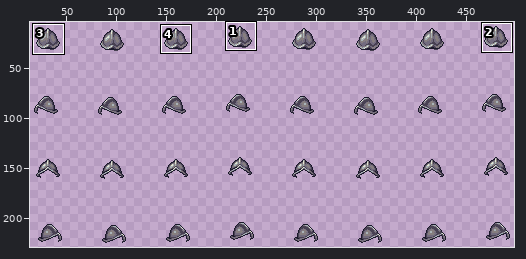
Sprite sheet: Characters/Head Accessories/Helm 06 - Morion/Run.png. Above, an overview of the earlier version with the close-up marked.
Close-up. As it was:
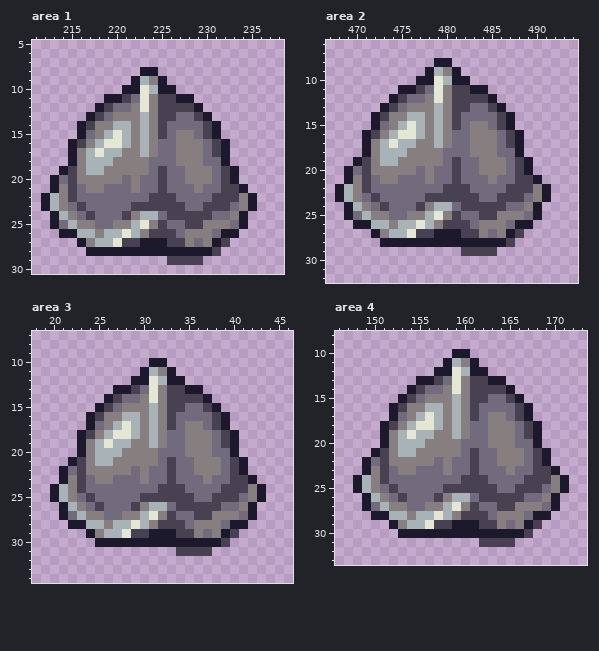
The file is 512x256 pixels. Shown: area 1: x 211..238, y 5..30; area 2: x 467..494, y 6..32; area 3: x 18..46, y 7..34; area 4: x 146..173, y 8..33. The wide view leaves out empty margins. The commit also changed other parts of the picture, which this record leaves out.
New version:
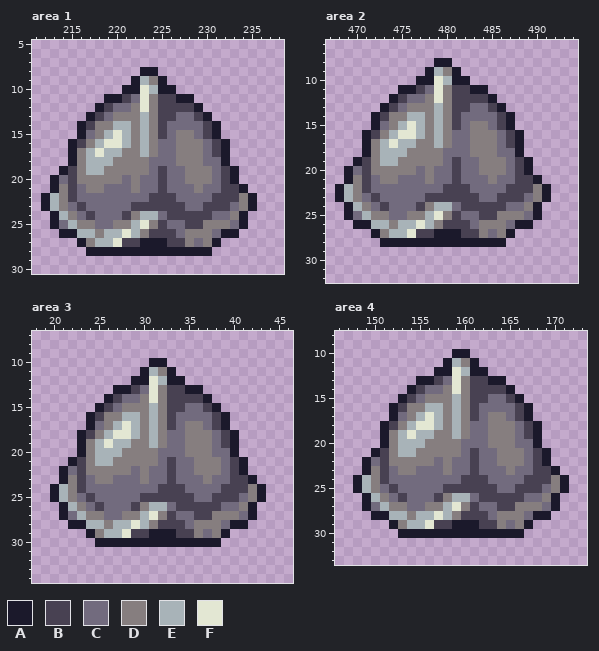
Palette (. is transparent): A #1b192b  B #484152  C #726b7e  D #867e7f  E #a8b3b8  F #e3e7d3
Change:
Area 1:
The author cleared colour B in row 27 at x 232; in row 28 at x 231; in row 29 at x 226 to 229.
Area 2:
The author cleared colour B in row 27 at x 488; in row 28 at x 487; in row 29 at x 482 to 485.
Area 3:
The author cleared colour B in row 29 at x 40; in row 30 at x 39; in row 31 at x 34 to 37.
Area 4:
The author cleared colour B in row 29 at x 168; in row 30 at x 167; in row 31 at x 162 to 165.
Where, in picture pixels (left, top, right, bottom), the same in both close-ups:
erased: (167, 238, 230, 265)
erased: (461, 229, 524, 256)
erased: (176, 529, 239, 556)
erased: (479, 520, 542, 547)
